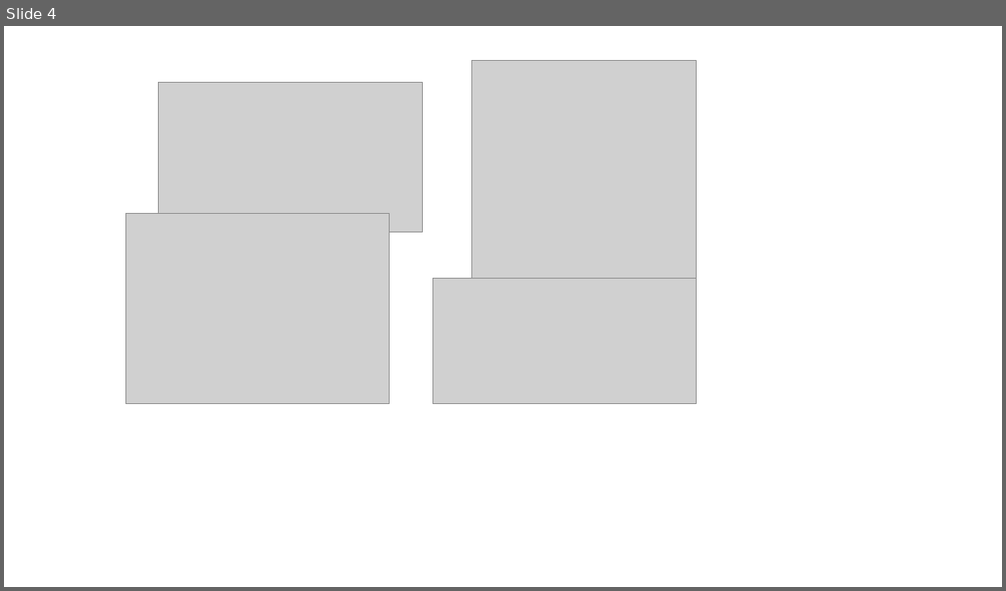
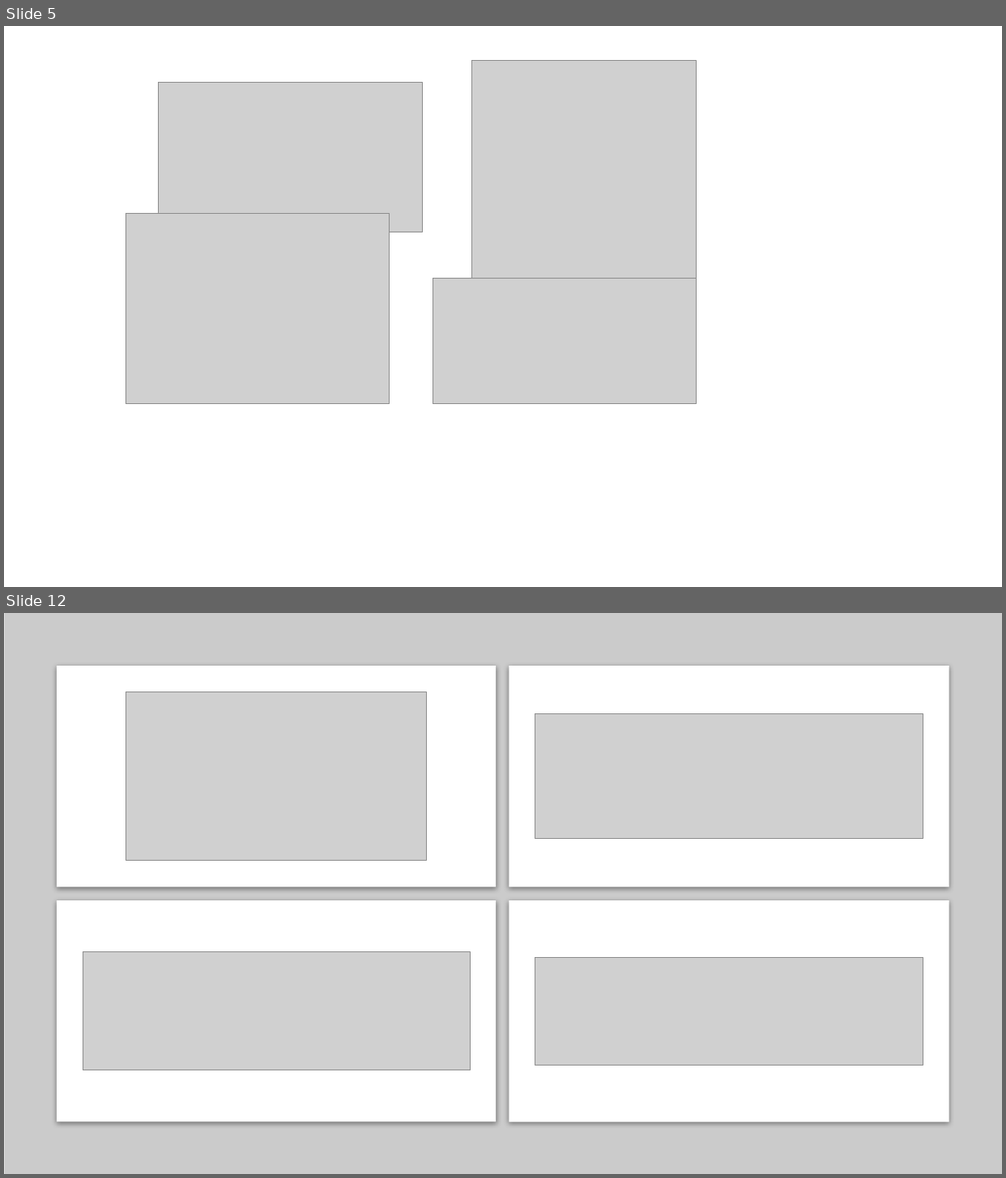
Before and after one commit to breinerbca99/portafolio1, a slide deck: src/assets/Tecnologias.pptx. Shown one above the other, each under a label of ours: slide 4 before the commit, slides 5 and 12 after it; the slides between them are not shown. The pictures are 1006x591 and 1006x1178 pixels, drawn with LibreOffice and Linux fonts; fonts in the diff are those of the drawing; grey boxes stand for pictures. Boxes give left, top, right and bottom in pixels: in the first picture for what was removed or moved away, otherwise in the second. Text is boxed around its words. In the diff, an @@ line names an element or a change of style, - is before the commit and + after.

```diff
--- a/src/assets/Tecnologias.pptx
+++ b/src/assets/Tecnologias.pptx
@@ slide 12 added at (4, 613, 1002, 1174), background #FFFFFF @@
@@ rectangle added at (4, 613, 1002, 1174), fill #BFBFBF at 80% opacity @@
@@ rectangle added at (57, 666, 496, 887), fill #FFFFFF @@
@@ rectangle added at (509, 666, 949, 887), fill #FFFFFF @@
@@ picture added at (126, 692, 426, 861) @@
@@ picture added at (535, 714, 923, 839) @@
@@ rectangle added at (57, 901, 496, 1122), fill #FFFFFF @@
@@ rectangle added at (509, 901, 949, 1122), fill #FFFFFF @@
@@ picture added at (83, 952, 471, 1071) @@
@@ picture added at (535, 957, 923, 1065) @@
@@ what was slide 4 is now slide 5 @@
```
Also in this commit, not shown: 11 other slides added, 2 slides removed.
